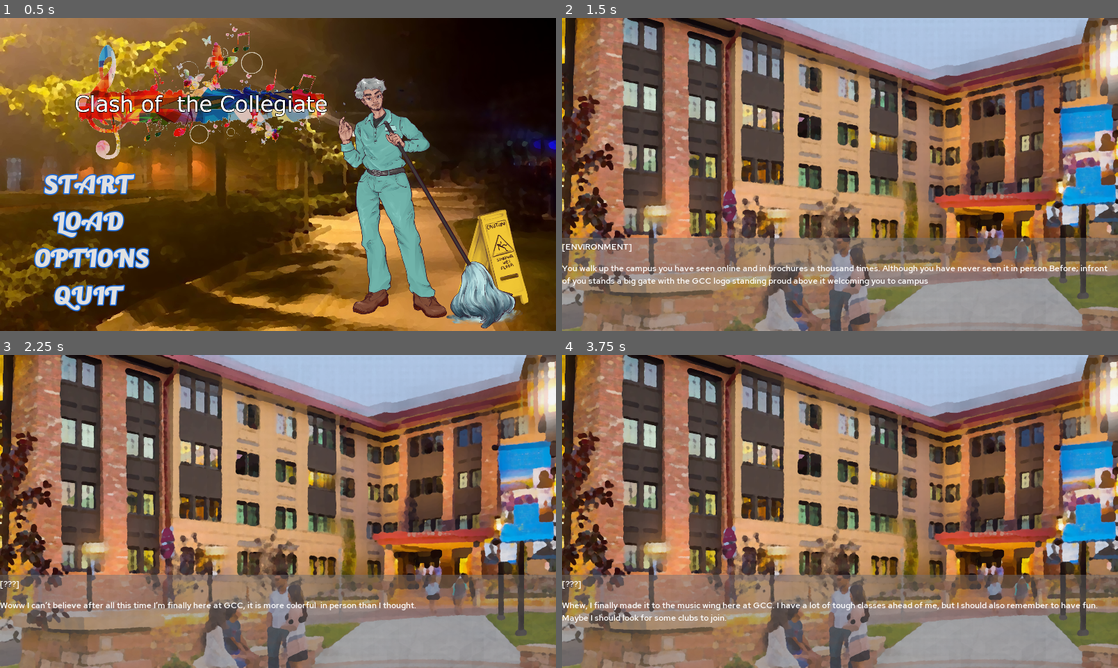
Above: before the commit, frames 1-4 (two rows, left to right).
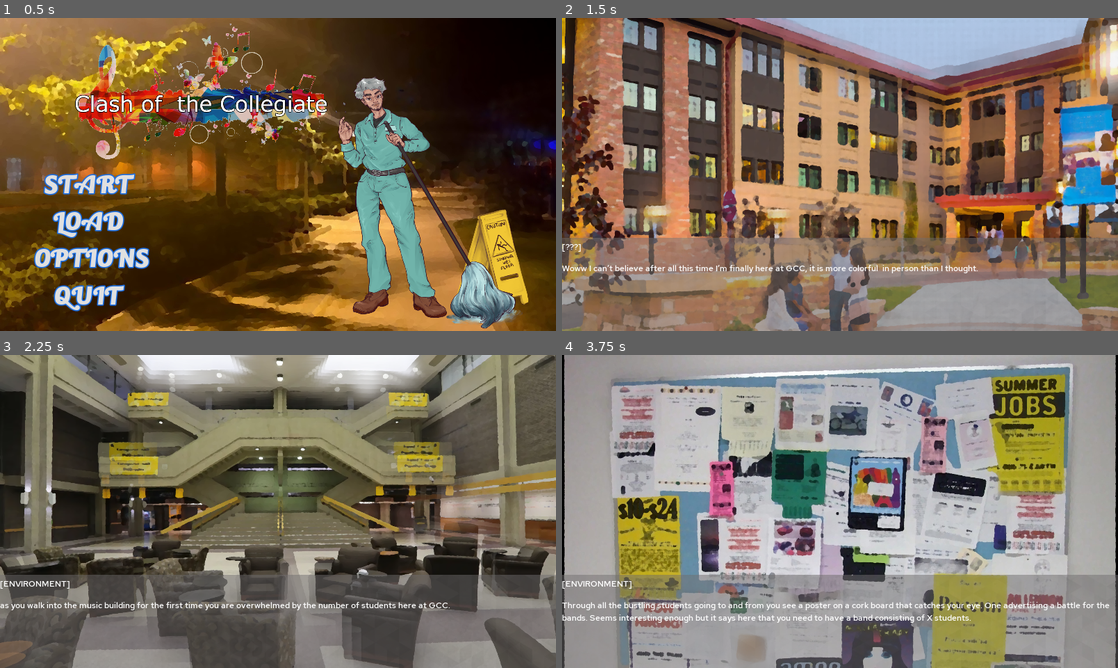
Above: after the commit, the same moments.

Repository: AM-Mikey/MTC
Game: Godot game, scene res://src/Main Menu/nodMainMenu.tscn
Same seed, same stepped clock (60 frames per second), same inputs: the game is played once before the commit and once after it. Sound files missing from this copy of the repository are replaced by a short silence.
Inputs:
- Up to frame 1 (0.5 s): no input
- Up to frame 2 (1.5 s): click "START" at 0.5 s; click "You walk up the campus you ha…" at 1.25 s
- Up to frame 3 (2.25 s): click "You walk up the campus you ha…" (after the commit: "Woww I can’t believe after al…") at 2 s
- Up to frame 4 (3.75 s): click "Woww I can’t believe after al…" (after the commit: "as you walk into the music bu…") at 2.75 s; click "as you walk into the music bu…" (after the commit: "Whew, I finally made it to th…") at 3.5 s

Frame 1 is identical in both runs. In frame 2, 1.7% of the frame differs, in the area x 0-99%, y 72-86%; in frame 3, 89%; in frame 4, 94%, in the area x 0-100%, y 0-100%.

Commit message:
Mapping and Story Coding
Making the mapping and story stuff that needs to be coded in.

Diff:
--- a/project.godot
+++ b/project.godot
@@ -34,22 +34,22 @@
 
 note_a={
 "deadzone": 0.5,
-"events": [ Object(InputEventKey,"resource_local_to_scene":false,"resource_name":"","device":0,"alt":false,"shift":false,"control":false,"meta":false,"command":false,"pressed":false,"scancode":68,"unicode":0,"echo":false,"script":null)
+"events": [ Object(InputEventKey,"resource_local_to_scene":false,"resource_name":"","device":0,"alt":false,"shift":false,"control":false,"meta":false,"command":false,"pressed":false,"scancode":16777232,"unicode":0,"echo":false,"script":null)
  ]
 }
 note_b={
 "deadzone": 0.5,
-"events": [ Object(InputEventKey,"resource_local_to_scene":false,"resource_name":"","device":0,"alt":false,"shift":false,"control":false,"meta":false,"command":false,"pressed":false,"scancode":70,"unicode":0,"echo":false,"script":null)
+"events": [ Object(InputEventKey,"resource_local_to_scene":false,"resource_name":"","device":0,"alt":false,"shift":false,"control":false,"meta":false,"command":false,"pressed":false,"scancode":16777231,"unicode":0,"echo":false,"script":null)
  ]
 }
 note_c={
 "deadzone": 0.5,
-"events": [ Object(InputEventKey,"resource_local_to_scene":false,"resource_name":"","device":0,"alt":false,"shift":false,"control":false,"meta":false,"command":false,"pressed":false,"scancode":74,"unicode":0,"echo":false,"script":null)
+"events": [ Object(InputEventKey,"resource_local_to_scene":false,"resource_name":"","device":0,"alt":false,"shift":false,"control":false,"meta":false,"command":false,"pressed":false,"scancode":16777234,"unicode":0,"echo":false,"script":null)
  ]
 }
 note_d={
 "deadzone": 0.5,
-"events": [ Object(InputEventKey,"resource_local_to_scene":false,"resource_name":"","device":0,"alt":false,"shift":false,"control":false,"meta":false,"command":false,"pressed":false,"scancode":75,"unicode":0,"echo":false,"script":null)
+"events": [ Object(InputEventKey,"resource_local_to_scene":false,"resource_name":"","device":0,"alt":false,"shift":false,"control":false,"meta":false,"command":false,"pressed":false,"scancode":16777233,"unicode":0,"echo":false,"script":null)
  ]
 }
 
--- a/src/Rhythm/Chart.gd
+++ b/src/Rhythm/Chart.gd
@@ -1,6 +1,7 @@
 extends Node2D
 
-var chart_path = "res://src/Rhythm/Charts/test.json"
+var levels = ["res://src/Rhythm/Charts/test.json", "res://src/Rhythm/Charts/test.json"]
+var chart_path = levels[sigGlobal.intScene]
 var data
 
 var note_depth = -16
--- a/src/Rhythm/Charts/test.json
+++ b/src/Rhythm/Charts/test.json
@@ -1,28 +1,100 @@
  {
  	"notes": [
- 		[1, [1, 1], 0],
- 		[2, [1, 2], 0],
+ 		[1, [1, 1], 0.5],
+ 		[2, [1, 2], 0.5],
 		[3, [1, 3], 0.5],
-		[4, [2, 1], 0],
-		[1, [2, 2], 0],
-		[2, [2, 3], 0],
- 		[3, [2, 4], 0],
-		[4, [3, 1], 1],
-		[1, [4, 1], 0],
- 		[2, [4, 2], 0],
+		[4, [2, 1], 0.5],
+		[1, [2, 2], 0.5],
+		[2, [2, 3], 0.5],
+ 		[3, [2, 4], 0.5],
+		[4, [3, 1], 0.5],
+		[1, [4, 1], 0.5],
+ 		[2, [4, 2], 0.5],
 		[3, [4, 3], 0.5],
-		[4, [5, 1], 0],
-		[1, [5, 2], 0],
-		[2, [5, 3], 0],
- 		[3, [5, 4], 0],
-		[4, [6, 1], 1],
-		[1, [7, 1], 0],
- 		[2, [7, 2], 0],
+		[4, [5, 1], 0.5],
+		[1, [5, 2], 0.5],
+		[2, [5, 3], 0.5],
+ 		[3, [5, 4], 0.5],
+		[4, [6, 1], 0.5],
+		[1, [7, 1], 0.5],
+ 		[2, [7, 2], 0.5],
 		[3, [7, 3], 0.5],
-		[4, [8, 1], 0],
-		[1, [8, 2], 0],
-		[2, [8, 3], 0],
- 		[3, [8, 4], 0],
-		[4, [9, 1], 1]
+		[4, [8, 1], 0.5],
+		[1, [8, 2], 0.5],
+		[2, [8, 3], 0.5],
+ 		[3, [8, 4], 0.5],
+		[4, [9, 1], 0.5],
+		[2, [10, 1], 0.5],
+ 		[3, [10, 2], 0.5],
+		[1, [10, 3], 0.5],
+		[4, [11, 1], 0.5],
+		[3, [11, 2], 0.5],
+		[1, [11, 3], 0.5],
+ 		[2, [11, 4], 0.5],
+		[4, [12, 1], 0.5],
+		[1, [13, 1], 0.5],
+ 		[2, [14, 2], 0.5],
+		[3, [14, 3], 0.5],
+		[4, [15, 1], 0.5],
+		[1, [15, 2], 0.5],
+		[2, [15, 3], 0.5],
+ 		[3, [15, 4], 0.5],
+		[4, [16, 1], 0.5],
+		[2, [17, 1], 0.5],
+ 		[3, [17, 2], 0.5],
+		[4, [17, 3], 0.5],
+		[1, [18, 1], 0.5],
+		[3, [18, 2], 0.5],
+		[2, [18, 3], 0.5],
+ 		[1, [19, 4], 0.5],
+		[4, [20, 1], 0.5],
+		[3, [21, 1], 0.5],
+ 		[4, [21, 2], 0.5],
+		[2, [22, 3], 0.5],
+		[1, [22, 1], 0.5],
+		[1, [23, 2], 0.5],
+		[3, [23, 3], 0.5],
+ 		[2, [23, 4], 0.5],
+		[3, [24, 1], 0.5],
+		[1, [24, 1], 0.5],
+ 		[2, [24, 2], 0.5],
+		[3, [25, 3], 0.5],
+		[4, [26, 1], 0.5],
+		[2, [27, 2], 0.5],
+		[1, [27, 3], 0.5],
+ 		[4, [27, 4], 0.5],
+		[3, [28, 1], 0.5],
+		[1, [29, 1], 0.5],
+ 		[2, [29, 2], 0.5],
+		[3, [29, 3], 0.5],
+		[4, [30, 1], 0.5],
+		[1, [30, 2], 0.5],
+		[2, [30, 3], 0.5],
+ 		[3, [31, 4], 0.5],
+		[4, [31, 1], 0.5],
+		[2, [32, 1], 0.5],
+ 		[3, [32, 2], 0.5],
+		[1, [32, 3], 0.5],
+		[4, [33, 1], 0.5],
+		[3, [34, 2], 0.5],
+		[1, [34, 3], 0.5],
+ 		[2, [34, 4], 0.5],
+		[4, [35, 1], 0.5],
+		[1, [36, 1], 0.5],
+ 		[2, [37, 2], 0.5],
+		[3, [37, 3], 0.5],
+		[4, [38, 1], 0.5],
+		[2, [39, 2], 0.5],
+		[1, [39, 3], 0.5],
+ 		[3, [39, 4], 0.5],
+		[4, [39, 1], 0.5],
+		[2, [40, 1], 0.5],
+ 		[3, [41, 2], 0.5],
+		[4, [42, 3], 0.5],
+		[1, [42, 1], 0.5],
+		[3, [42, 2], 0.5],
+		[2, [43, 3], 0.5],
+ 		[1, [43, 4], 0.5],
+		[4, [44, 1], 0.5]
  	]
  }
--- a/src/VisualNovel/tbtBackground.gd
+++ b/src/VisualNovel/tbtBackground.gd
@@ -18,6 +18,10 @@
 
 	if line == "[BROCHURES]":
 		self.set_normal_texture(load('res://assets/Images/Background/map.jpg'))
+		line = f.get_line()
+
+	if line == "[POSTER]":
+		self.set_normal_texture(load('res://assets/Images/Background/poster.jpg'))
 		line = f.get_line()
 
 	if line == "[JANITOR]":
Not shown, changed: src/Dialog/Intro.txt
Not shown, changed: src/Dialog/Teacher.txt
